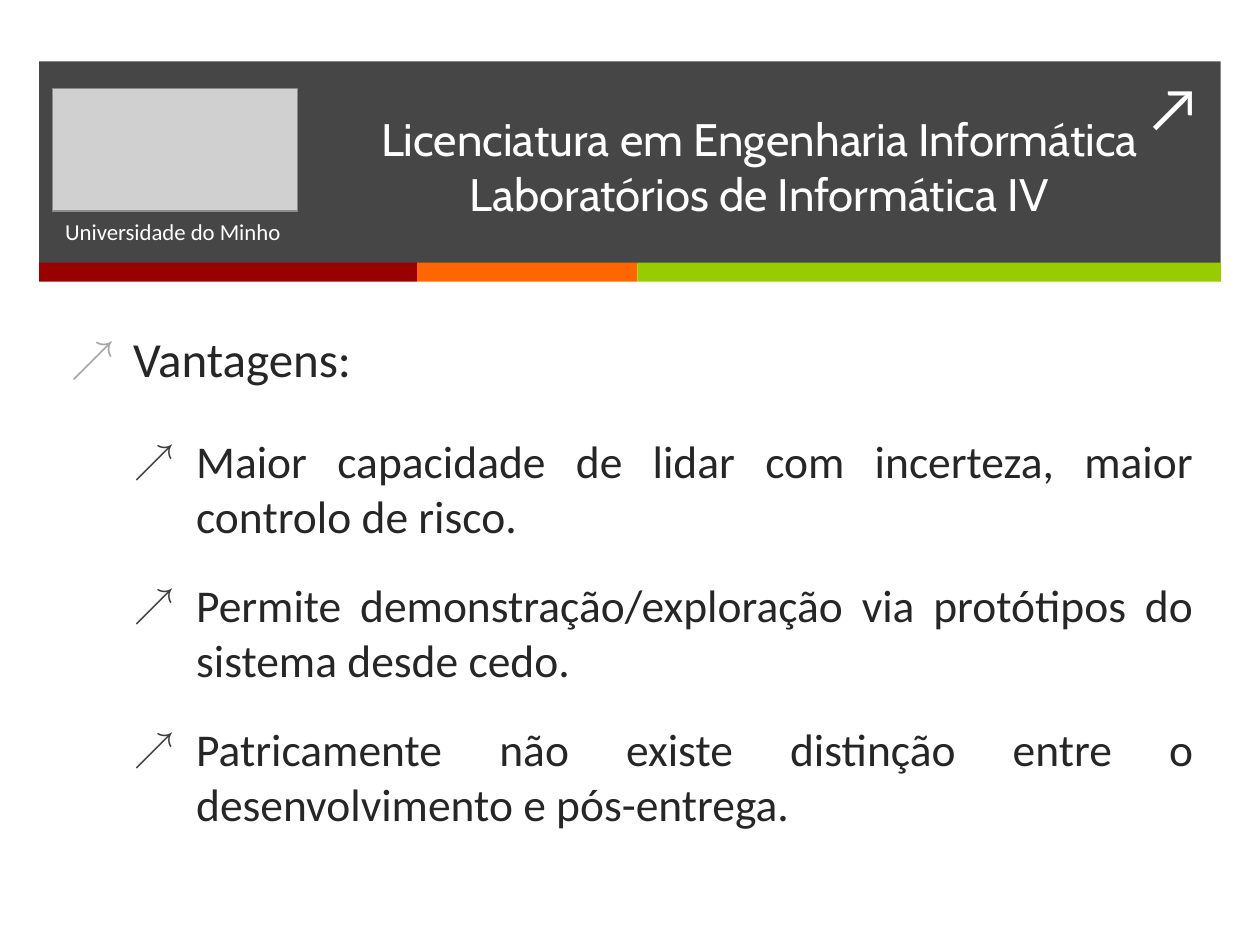
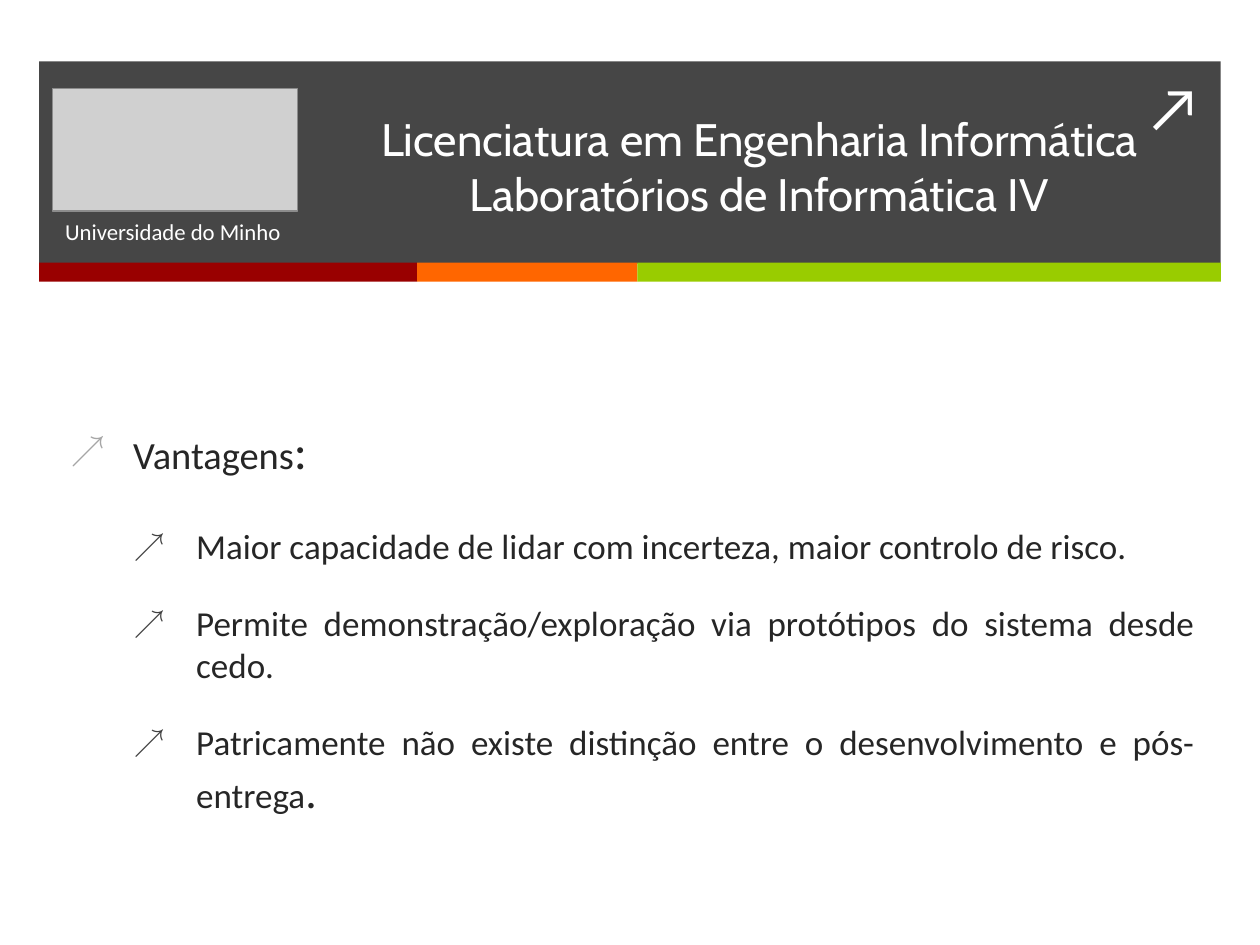
Before and after one commit to BrunoTorres/LI4, a slide deck: slide 10 of Apresentação/Apresentacao.pptx. Drawn at 1260x945 pixels with LibreOffice and Linux fonts; fonts in the diff are those of the drawing; grey boxes stand for pictures. Boxes give left, top, right and bottom in pixels: in the first picture for what was removed or moved away, otherwise in the second. Text is boxed around its words. In the diff, an @@ line names an element or a change of style, - is before the commit and + after.

Commit message:
apre final

```diff
--- a/Apresentação/Apresentacao.pptx
+++ b/Apresentação/Apresentacao.pptx
@@ text "Vantagens:" at box(133, 444, 1194, 814): size 28 to 22 pt in "Vantagens:"; size 26 to 20 pt @@
```
